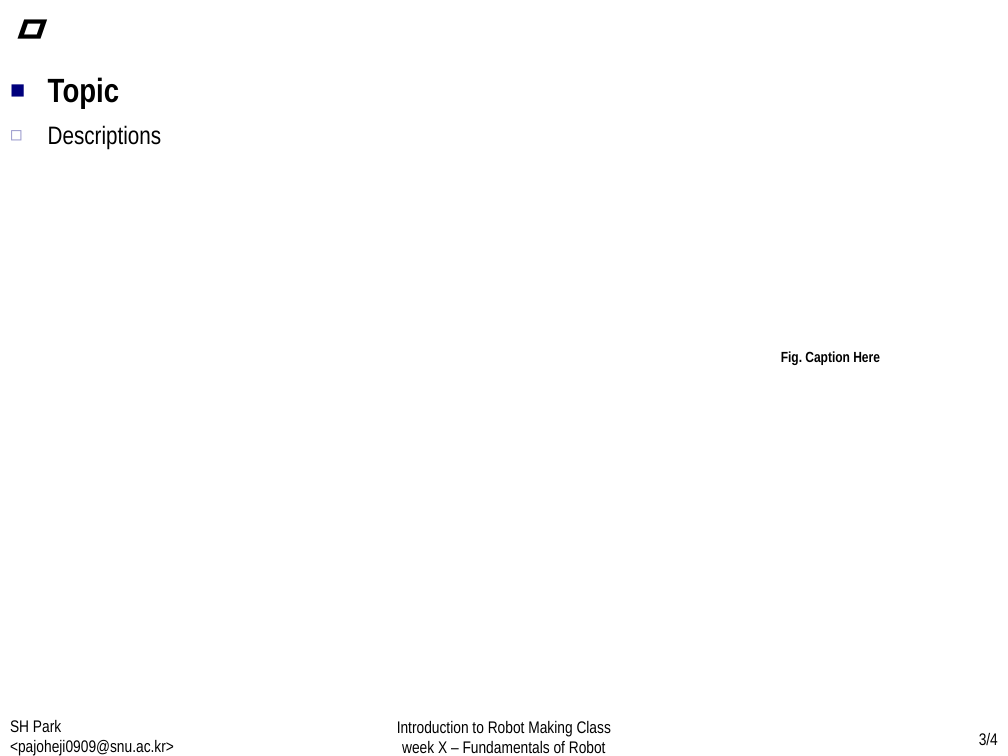
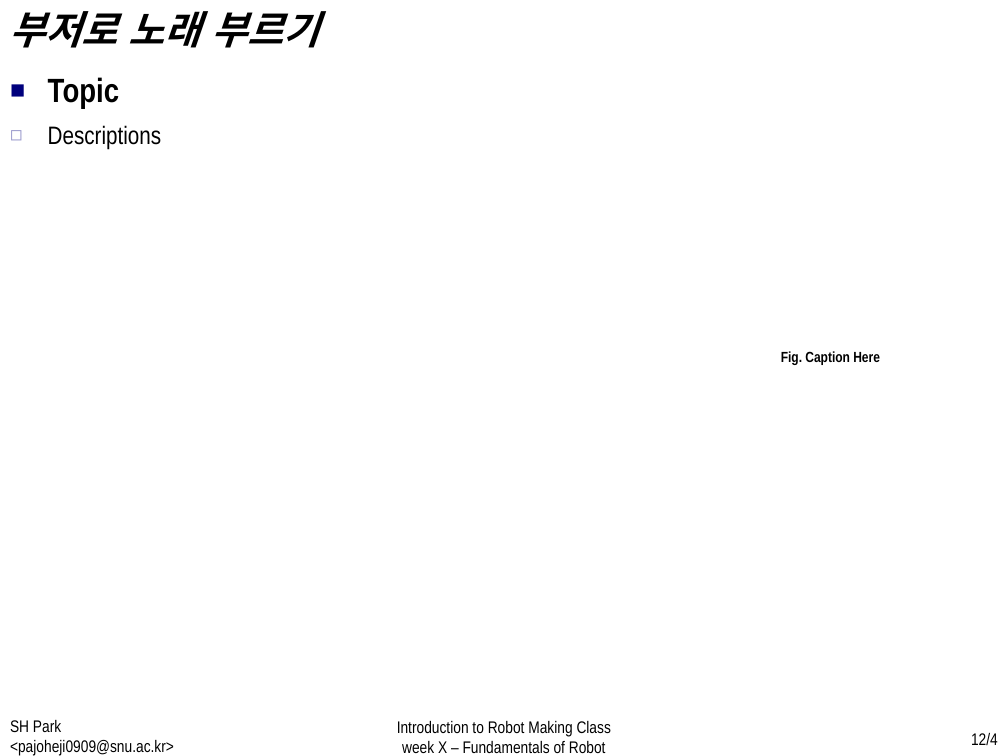
Before and after one commit to WhenTheyCry96/RobotTutorial, a slide deck: slide 12 of PPT/week3.pptx (slide 3 before the commit). Drawn at 1008x756 pixels with LibreOffice and Linux fonts; fonts in the diff are those of the drawing. Boxes give left, top, right and bottom in pixels: in the first picture for what was removed or moved away, otherwise in the second. Text is boxed around its words. In the diff, an @@ line names an element or a change of style, - is before the commit and + after.

```diff
--- a/PPT/week3.pptx
+++ b/PPT/week3.pptx
@@ text at bbox=[10, 11, 320, 48]: text changed @@
-ㅁ
+부저로 노래 부르기
@@ page number at bbox=[971, 733, 998, 745]: text changed @@
-3/4
+12/4
```
Also in this commit, not shown: 1 other slide changed, 11 slides added, 4 other files.
